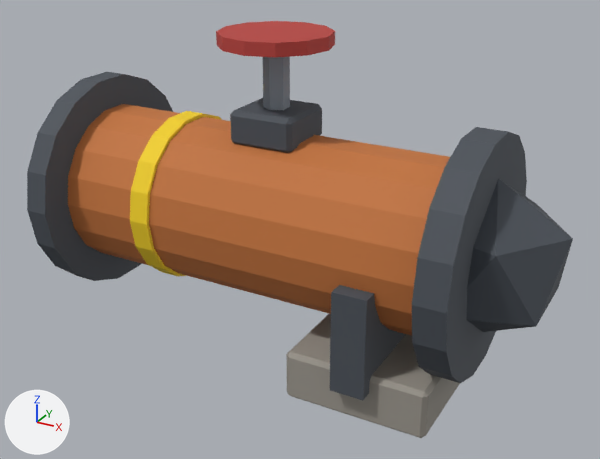
The glTF model export/unity/tuyau_bout_t1.glb: old version first, new version second.
The view is the same before and after, from a 50 mm lens placed at (0.242, -0.794, 0.562), pointed at (-0.188, -0.012, 0.171). Every picture has the same lights, and +X, +Y and +Z are marked at lower left. The first picture is the older version. Vertices at exactly the same position are counted once.

In view in the first picture: 'pieces_acier.038', 'pieces_acier_sombre.044', 'pieces_beton.044', 'pieces_cuivre.016', 'pieces_rive_t1.014', 'pieces_rouge.008'.
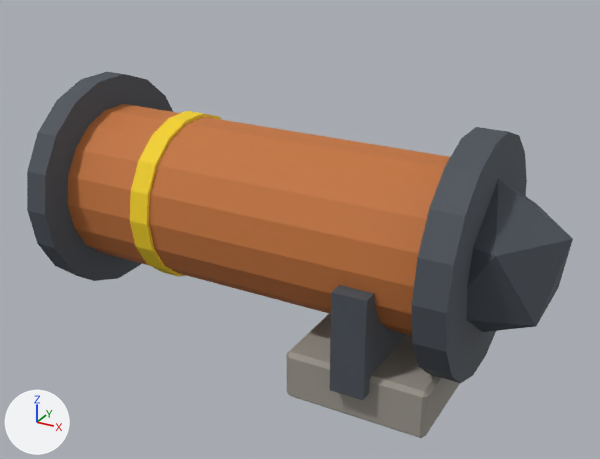
What differs and where, as boxes (x1, y1, x2, y2) in the pictures (600 x 459 px):
'pieces_rouge.008', deleted (red)
    before: (216, 21, 335, 58)
'pieces_acier.038', deleted
    before: (263, 57, 290, 110)
part 1 of me_pieces_acier_sombre_057, deleted
    before: (230, 98, 322, 153)

What the commit changed:
me_pieces_acier_sombre_057 is used by ob_pieces_acier_sombre_044; location (0.0, 0.0, 0.0).
me_pieces_acier_sombre_057 had 116 vertices, 212 faces and spanned x -0.494..0.115, y -0.138..0.138, z 0.04..0.316.
me_pieces_acier_sombre_057 now has 92 vertices, 168 faces and spans x -0.494..0.115, y -0.138..0.138, z 0.04..0.316.
me_pieces_acier_sombre_057 part 1: the loose piece of 24 vertices spanning x -0.265..-0.185, y -0.04..0.04, z 0.27..0.31 is deleted.
Object 'pieces_acier.038' (ob_pieces_acier_038) is deleted.
Object 'pieces_rouge.008' (ob_pieces_rouge_008) is deleted.
